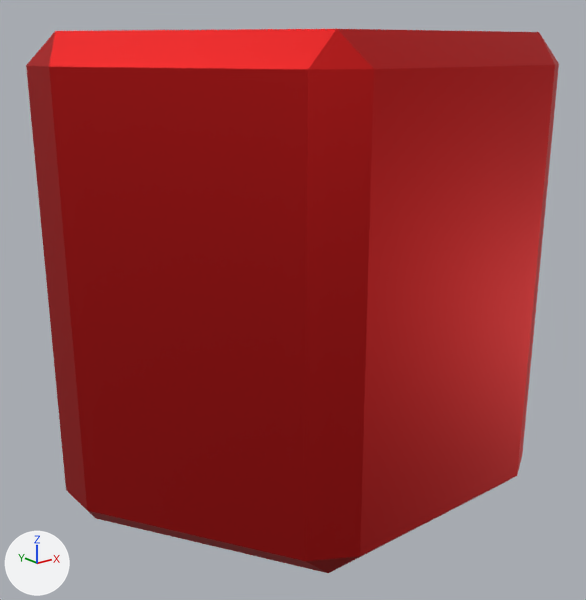
The FBX model Assets/Resources/Meshes/RadarPart2.fbx: old version first, new version second.
Rendered twice from a 50 mm lens placed at (12.795, -5.809, 0.487), pointed at (13.369, -5.091, 0.2). Every picture has the same lights, and +X, +Y and +Z are marked at lower left. Where no turn or scale is listed for an object, it has been applied to the vertices.

Script lines for the objects in view, before the commit:
```python
mat_unitframematerial = principled_material('UnitFrameMaterial')
mat_unitframematerial.texture = img_paletteunits_png
mat_unitframematerial.metallic = 1.0
me_cylinder_035 = bpy.data.meshes.new('Cylinder.035')
me_cylinder_035.from_pydata(...)  # 36 vertices, 38 faces; spans x -0.285..0.285, y -0.26..0.26, z 0.0..0.5
me_cylinder_035.materials.append(mat_unitframematerial)  # picture img_paletteunits_png
ob_radarpart2 = bpy.data.objects.new('RadarPart2', me_cylinder_035)
ob_radarpart2.location = (13.374, -5.074, 0.0)
```
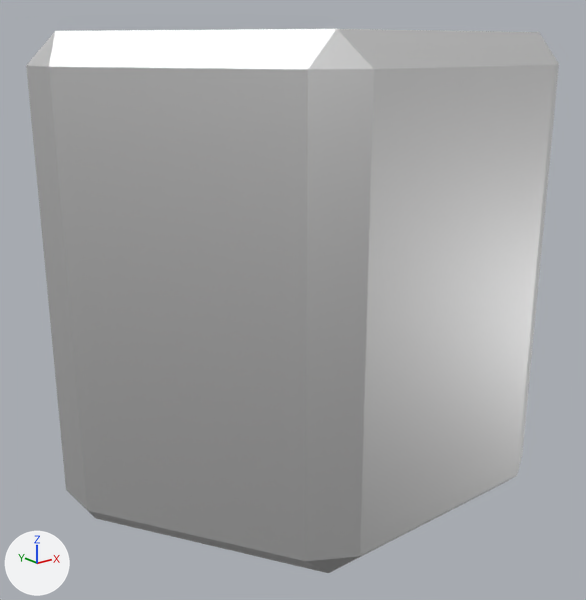
Location of each change, (x1, y1, x2, y2) in pixels of the pictures (586 x 600 px):
'RadarPart2', surface changed (red to grey)
    both: (26, 29, 559, 573)

Patch to the scene script:
```diff
--- a/Assets/Resources/Meshes/RadarPart2.fbx.py
+++ b/Assets/Resources/Meshes/RadarPart2.fbx.py
@@ img_unitpalette02_albedo_png @@
+img_unitpalette02_albedo_png = load_image('UnitPalette02-Albedo.png', '../../../Blender/UnitPalette02-Albedo.png', 512, 512, 'sRGB')
@@ img_unitpalette02_emission_png @@
+img_unitpalette02_emission_png = load_image('UnitPalette02-Emission.png', '../../../Blender/UnitPalette02-Emission.png', 512, 512, 'sRGB')
@@ mat_unitframematerial @@
 n0 = _N.new('ShaderNodeBsdfPrincipled'); n0.name = 'Principled BSDF'
 n0.inputs[1].default_value = 1.0  # 'Metallic'
+n0.inputs[28].default_value = 1.0  # 'Emission Strength'
 n1 = _N.new('ShaderNodeOutputMaterial'); n1.name = 'Material Output'
 n2 = _N.new('ShaderNodeTexImage'); n2.name = 'Image Texture'
-n2.image = img_paletteunits_png
+n2.image = img_unitpalette02_albedo_png
+n3 = _N.new('ShaderNodeTexImage'); n3.name = 'Image Texture.001'
+n3.image = img_unitpalette02_emission_png
 _L.new(n2.outputs[0], n0.inputs[0])  # 'Color' to 'Base Color'
 _L.new(n0.outputs[0], n1.inputs[0])  # 'BSDF' to 'Surface'
+_L.new(n3.outputs[0], n0.inputs[27])  # 'Color' to 'Emission Color'
```
